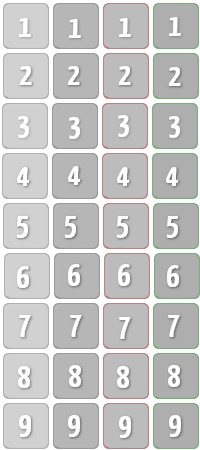
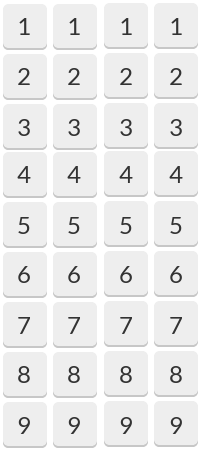
The second 200×450 image is a revision of the first. Changes to its layers:
removed layer "Drop Shadow #32" over [14, 15, 185, 442]
removed layer "Layer #3" over [2, 3, 200, 449]
added layer "1 copy #2" above "1 copy #1" over [169, 18, 183, 434]
added layer "1 copy #1" above "1 copy" over [119, 18, 133, 434]
added layer "1 copy" above "1" over [67, 18, 81, 434]
added layer "1" above "Layer copy" over [17, 18, 31, 434]
added layer "Layer copy" over [3, 3, 198, 448]
